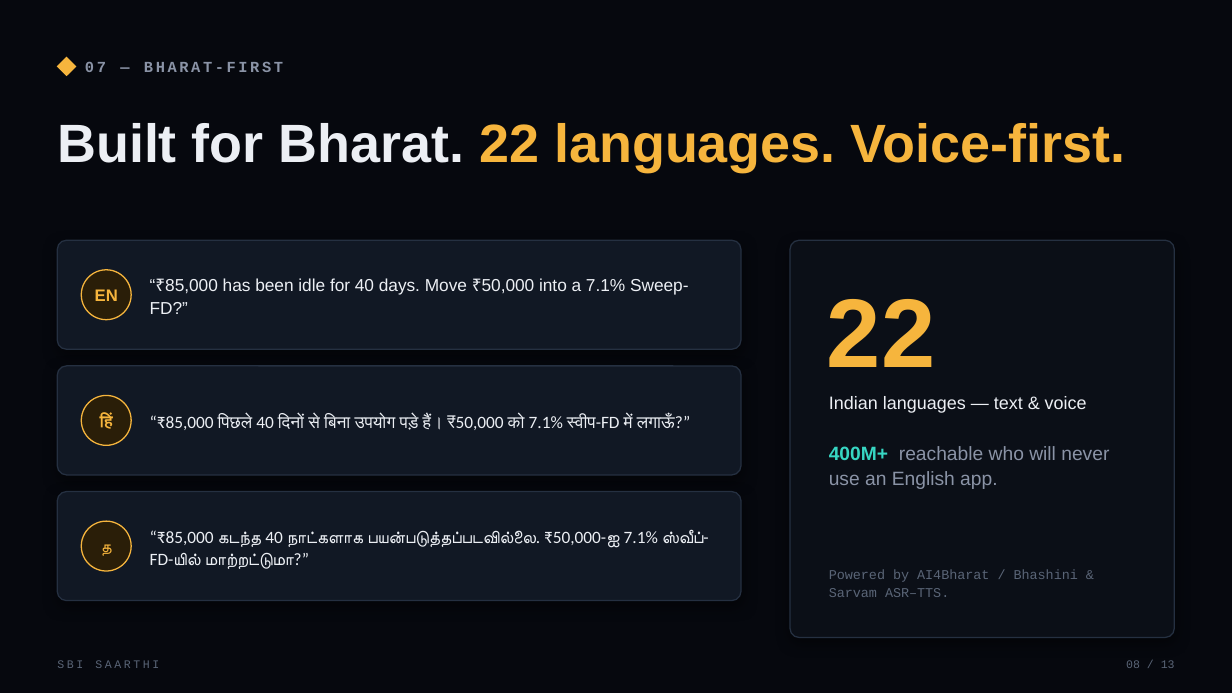
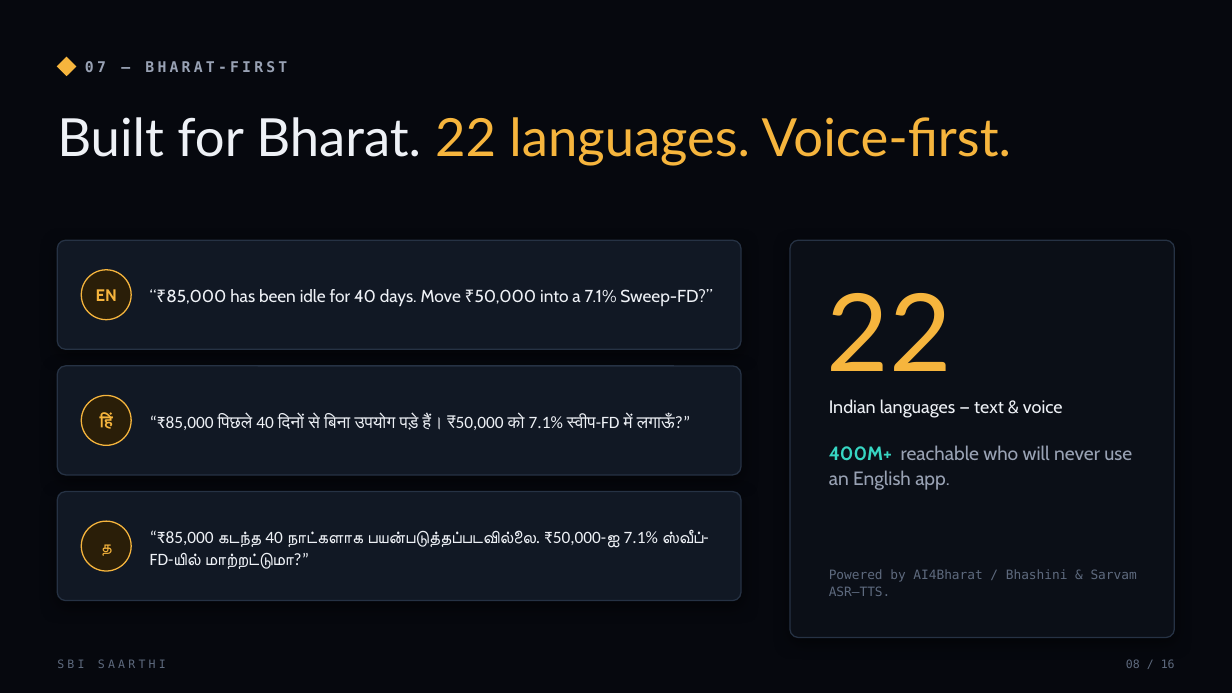
Before and after one commit to SaudSatopay/sbi-saarthi, a slide deck: slide 8 of SBI-Saarthi-Idea-Deck.pptx. Drawn at 1232x693 pixels with LibreOffice and Linux fonts; fonts in the diff are those of the drawing. Boxes give left, top, right and bottom in pixels: in the first picture for what was removed or moved away, otherwise in the second. Text is boxed around its words. In the diff, an @@ line names an element or a change of style, - is before the commit and + after.

Commit message:
Polish deck typography, add technical slides, add team names
Deck: new type system (Bahnschrift SemiBold / Segoe UI / Cascadia Mono) replacing the generic Arial/Courier; added a 5-slide technical block - system design, agent runtime, data & models, engineering stack & deployment, and security/consent/compliance (now 16 slides). Site: real team member names in the footer. Team SAS CODIES: Saud Satopay, Aryan Walunj, Sahil Addagatla.

```diff
--- a/SBI-Saarthi-Idea-Deck.pptx
+++ b/SBI-Saarthi-Idea-Deck.pptx
@@ text "07 — BHARAT-FIRST" at box(85, 61, 287, 72): size 12 to 11.5 pt, font Courier New to DejaVu Sans Mono, text colour #8A93A6 to #99A2B4, letter spacing 2 to 2.5 pt @@
@@ text "Built for Bharat. 22 languages. ..." at box(57, 117, 1011, 165): size 42 to 41 pt, font Arial to Lato, bold off; text colour #ECEFF4 to #EEF1F6 in "Built for Bharat." @@
@@ rounded rectangle at box(57, 240, 741, 349): outline #253041 1 pt to #263244 1 pt; shadow changed; proportions changed @@
@@ text "“₹85,000 has been idle for ..." at box(166, 289, 712, 306): font Arial to Cabin, text colour #ECEFF4 to #EEF1F6 @@
@@ rounded rectangle at box(790, 240, 1175, 638): outline #253041 1 pt to #263244 1 pt; shadow changed; proportions changed @@
@@ text "22" at box(827, 293, 952, 371): size 76 to 84 pt, font Arial to Lato, bold off @@
@@ text "EN" at box(96, 289, 117, 301): font Arial to Cabin @@
@@ text "Indian languages — text & ..." at box(829, 399, 1063, 418): font Arial to Cabin, text colour #ECEFF4 to #EEF1F6 @@
@@ text "400M+ reachable who will never ..." at box(829, 445, 1132, 490): font Arial to Cabin; text colour #8A93A6 to #99A2B4 in "reachable who will never use an English ..." @@
@@ text "Powered by AI4Bharat / Bhashini ..." at box(829, 569, 1137, 596): size 10.5 to 10 pt, font Courier New to DejaVu Sans Mono, text colour #5A6577 to #5E6A7E @@
@@ text "SBI SAARTHI" at box(57, 659, 166, 668): font Courier New to DejaVu Sans Mono, text colour #5A6577 to #5E6A7E, letter spacing 2 to 2.5 pt @@
@@ text at box(1126, 659, 1175, 668): text changed; font Courier New to DejaVu Sans Mono; text colour #5A6577 to #5E6A7E @@
-08 / 13
+08 / 16
```
Also in this commit, not shown: 10 other slides changed, 5 slides added, 2 slides removed, 6 other files.
